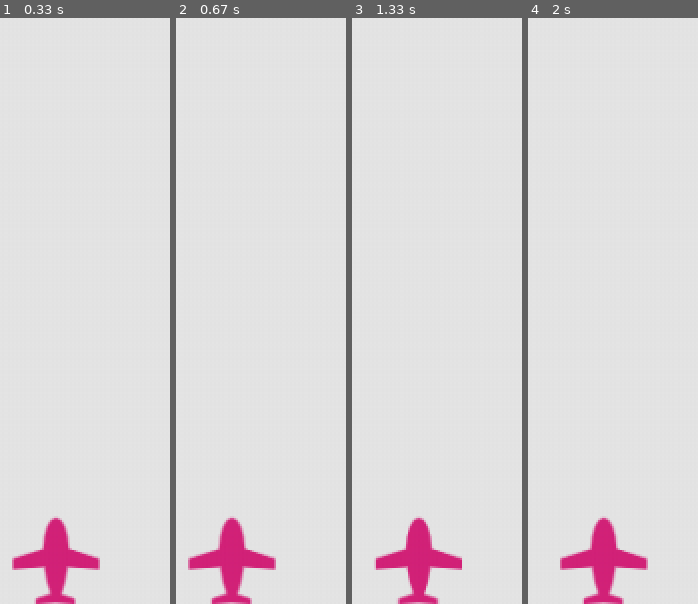
Above: before the commit, frames 1-4 (left to right).
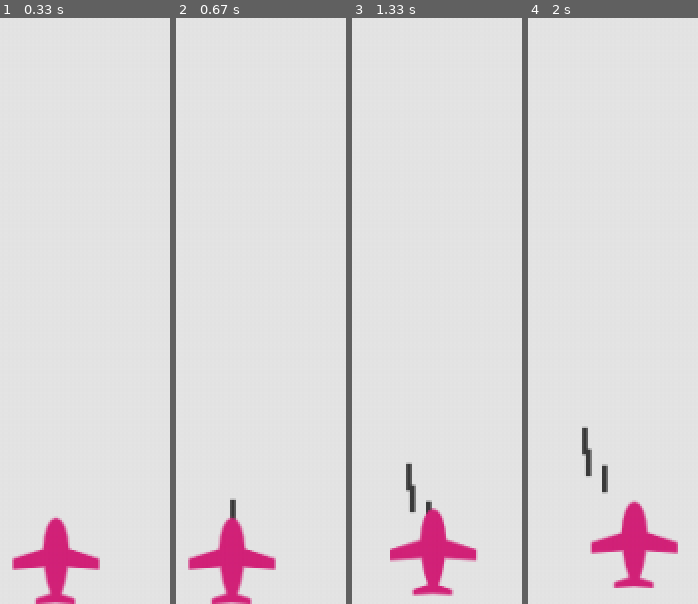
Above: after the commit, the same moments.

Repository: liuhanyu200/pygame
Game: pygame game, started from alien_invasion/alien_invasion.py
Same seed, same stepped clock (60 frames per second), same inputs: the game is played once before the commit and once after it.
Inputs:
- Up to frame 1 (0.33 s): no input
- Up to frame 2 (0.67 s): tap Space at 0.33 s
- Up to frame 3 (1.33 s): hold Right 0.67-1.13 s; tap Space at 0.73, 1.03, 1.23 s; hold Up from 1.17 s (still down)
- Up to frame 4 (2 s): release Up at 1.47 s; hold Right 1.5-1.97 s; tap Space at 1.57, 1.87 s

Frame 1 is identical in both runs. In frame 2, 0.1% of the frame differs, in the area x 31-36%, y 81-86%; in frame 3, 4.1%; in frame 4, 5.5%, in the area x 18-89%, y 69-100%.

Commit message:
发射子弹

Diff:
--- a/alien_invasion/alien_invasion.py
+++ b/alien_invasion/alien_invasion.py
@@ -4,6 +4,7 @@
 from settings import Settings
 from ship import Ship
 import game_functions as gf
+from pygame.sprite import Group
 
 
 def run_game():
@@ -12,11 +13,16 @@
     screen = pygame.display.set_mode((ai_settings.screen_width, ai_settings.screen_height))
     pygame.display.set_caption("Alien Invasion")
     ship = Ship(ai_settings, screen)
+    bullets = Group()
 
     while True:
-        gf.check_event(ship)
+        gf.check_events(ai_settings, screen, ship, bullets)
         ship.update()
-        gf.update_screen(ai_settings, screen, ship)
+        bullets.update()
+        for bullet in bullets.copy():
+            if bullet.rect.bottom <= 0:
+                bullets.remove(bullet)
+        gf.update_screen(ai_settings, screen, ship, bullets)
 
 
 run_game()
--- /dev/null
+++ b/alien_invasion/bullet.py
@@ -0,0 +1,22 @@
+# coding:utf-8
+import pygame
+from pygame.sprite import Sprite
+
+
+class Bullet(Sprite):
+    def __init__(self, ai_settings, screen, ship):
+        super(Bullet, self).__init__()
+        self.screen = screen
+        self.rect = pygame.Rect(0, 0, ai_settings.bullet_width, ai_settings.bullet_height)
+        self.rect.centerx = ship.rect.centerx
+        self.rect.top = ship.rect.top
+        self.y = float(self.rect.y)
+        self.color = ai_settings.bullet_color
+        self.speed_factor = ai_settings.bullet_speed_factor
+
+    def update(self):
+        self.y -= self.speed_factor
+        self.rect.y = self.y
+
+    def draw_bullet(self):
+        pygame.draw.rect(self.screen, self.color, self.rect)
--- a/alien_invasion/game_functions.py
+++ b/alien_invasion/game_functions.py
@@ -2,25 +2,50 @@
 
 import pygame
 import sys
+from bullet import Bullet
 
 
-def check_event(ship):
+def check_keydown_events(event, ai_settings, screen, ship, bullets):
+    if event.key == pygame.K_RIGHT:
+        ship.moving_right = True
+    elif event.key == pygame.K_LEFT:
+        ship.moving_left = True
+    elif event.key == pygame.K_UP:
+        ship.moving_up = True
+    elif event.key == pygame.K_DOWN:
+        ship.moving_down = True
+    elif event.key == pygame.K_SPACE:
+        if len(bullets) < ai_settings.bullets_allowed:
+            new_bullet = Bullet(ai_settings, screen, ship)
+            bullets.add(new_bullet)
+        else:
+            pass
+
+
+def check_keyup_events(event, ship):
+    if event.key == pygame.K_RIGHT:
+        ship.moving_right = False
+    elif event.key == pygame.K_LEFT:
+        ship.moving_left = False
+    elif event.key == pygame.K_UP:
+        ship.moving_up = False
+    elif event.key == pygame.K_DOWN:
+        ship.moving_down = False
+
+
+def check_events(ai_settings, screen, ship, bullets):
     for event in pygame.event.get():
         if event.type == pygame.QUIT:
             sys.exit()
         elif event.type == pygame.KEYDOWN:
-            if event.key == pygame.K_RIGHT:
-                ship.moving_right = True
-            if event.key == pygame.K_LEFT:
-                ship.moving_left = True
+            check_keydown_events(event, ai_settings, screen, ship, bullets)
         elif event.type == pygame.KEYUP:
-            if event.key == pygame.K_RIGHT:
-                ship.moving_right = False
-            if event.key == pygame.K_LEFT:
-                ship.moving_left = False
+            check_keyup_events(event, ship)
 
 
-def update_screen(ai_settings, screen, ship):
+def update_screen(ai_settings, screen, ship, bullets):
     screen.fill(ai_settings.bg_color)
+    for bullet in bullets.sprites():
+        bullet.draw_bullet()
     ship.bliteme()
     pygame.display.flip()
--- a/alien_invasion/settings.py
+++ b/alien_invasion/settings.py
@@ -1,6 +1,13 @@
 class Settings():
     def __init__(self):
+        # 屏幕设置
         self.screen_width = 1000
         self.screen_height = 650
         self.bg_color = (230, 230, 230)
-        self.ship_speed_factor = 0.2
+        self.ship_speed_factor = 0.5
+        # 子弹设置
+        self.bullet_speed_factor = 0.5
+        self.bullet_width = 3
+        self.bullet_height = 15
+        self.bullet_color = 60, 60, 60
+        self.bullets_allowed = 3
--- a/alien_invasion/ship.py
+++ b/alien_invasion/ship.py
@@ -8,17 +8,26 @@
         self.ai_settings = ai_settings
         self.screen_rect = screen.get_rect()
         self.rect.centerx = self.screen_rect.centerx
+        self.rect.centery = self.screen_rect.centery
         self.rect.bottom = self.screen_rect.bottom
         self.moving_right = False
         self.moving_left = False
+        self.moving_up = False
+        self.moving_down = False
         self.center = float(self.rect.centerx)
+        self.centery = float(self.rect.centery)
 
     def update(self):
-        if self.moving_right:
+        if self.moving_right and self.rect.right < self.screen_rect.right:
             self.center += self.ai_settings.ship_speed_factor
-        if self.moving_left:
+        if self.moving_left and self.rect.left > 0:
             self.center -= self.ai_settings.ship_speed_factor
+        if self.moving_up and self.rect.top > 0:
+            self.centery -= self.ai_settings.ship_speed_factor
+        if self.moving_down and self.rect.bottom < self.screen_rect.bottom:
+            self.centery += self.ai_settings.ship_speed_factor
         self.rect.centerx = self.center
+        self.rect.centery = self.centery
 
     def bliteme(self):
         self.screen.blit(self.image, self.rect)
